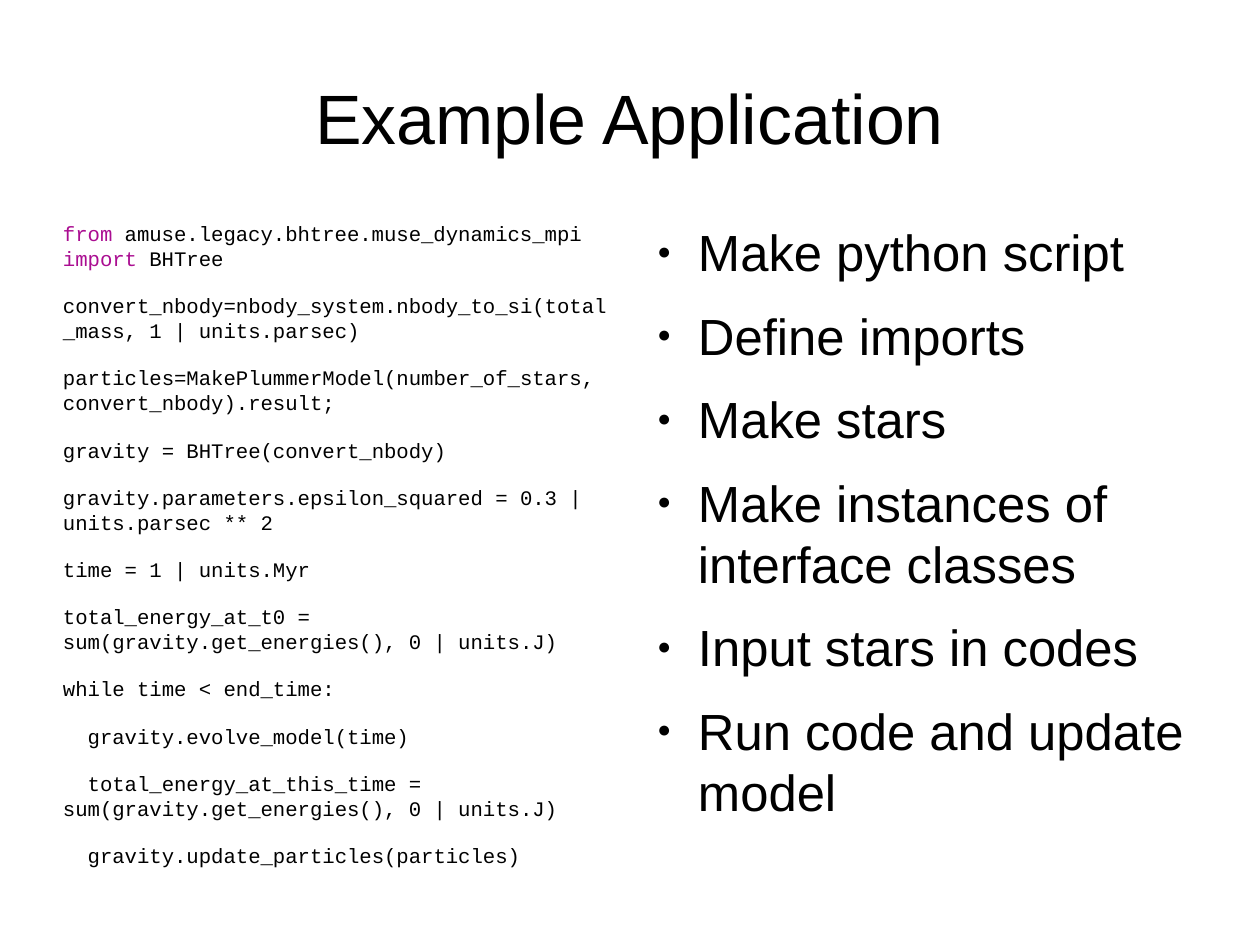
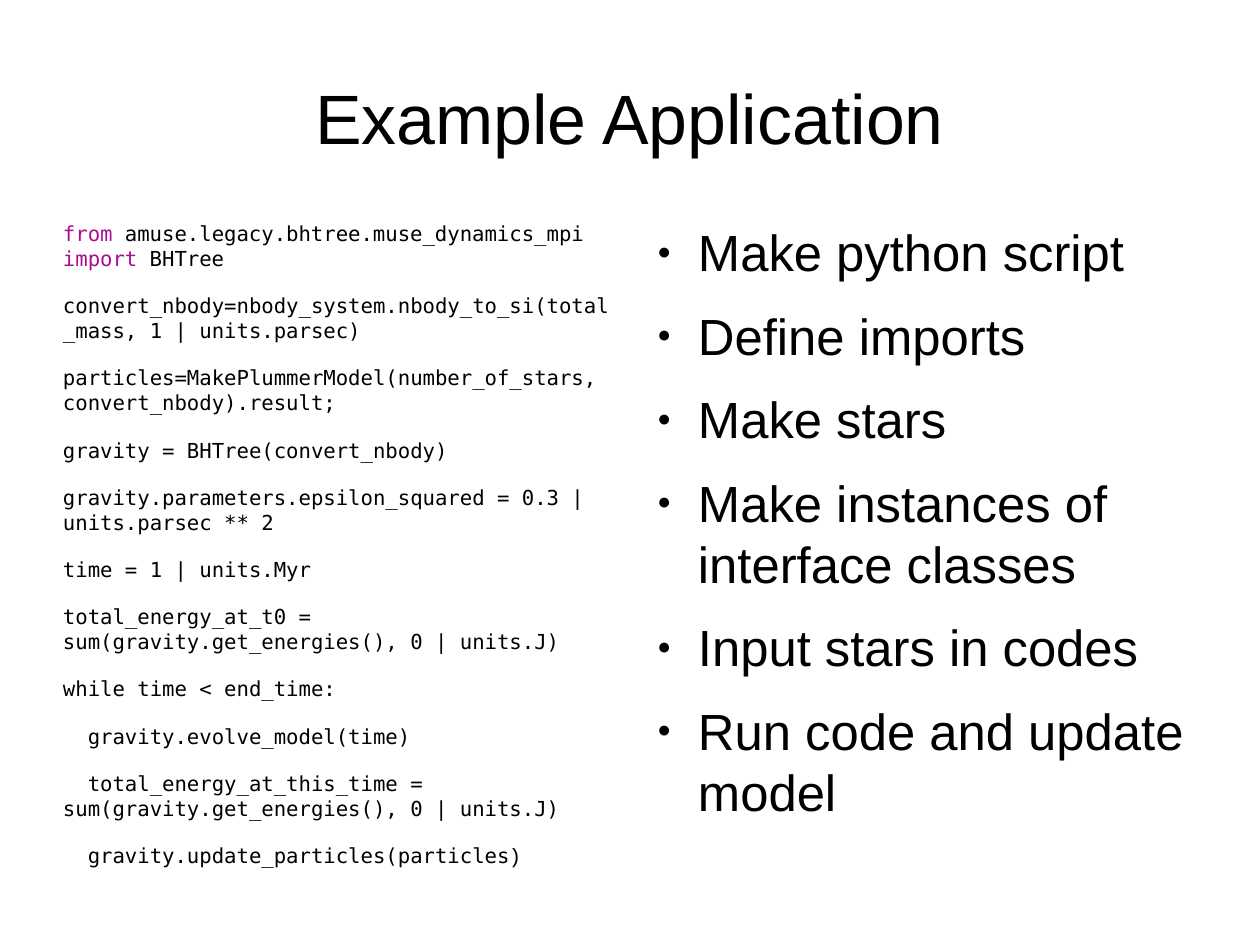
Before and after one commit to amusecode/amuse, a slide deck: slide 27 of doc/design/amuse-workshop-2009.odp. Drawn at 1260x945 pixels with LibreOffice and Linux fonts; fonts in the diff are those of the drawing. Boxes give left, top, right and bottom in pixels: in the first picture for what was removed or moved away, otherwise in the second. Text is boxed around its words. In the diff, an @@ line names an element or a change of style, - is before the commit and + after.

Commit message:
font change

```diff
--- a/doc/design/amuse-workshop-2009.odp
+++ b/doc/design/amuse-workshop-2009.odp
@@ text "from amuse.legacy.bhtree.muse_dynamics_mpi import BHTree" at [63,225,609,868]: font Courier New to DejaVu Sans Mono @@
```
Also in this commit, not shown: 1 other slide changed.
